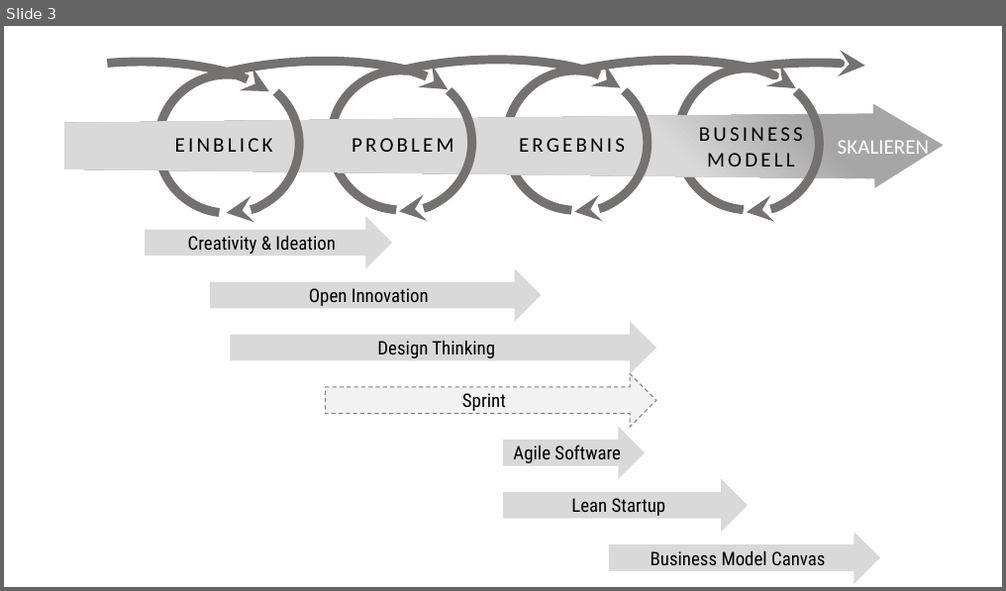
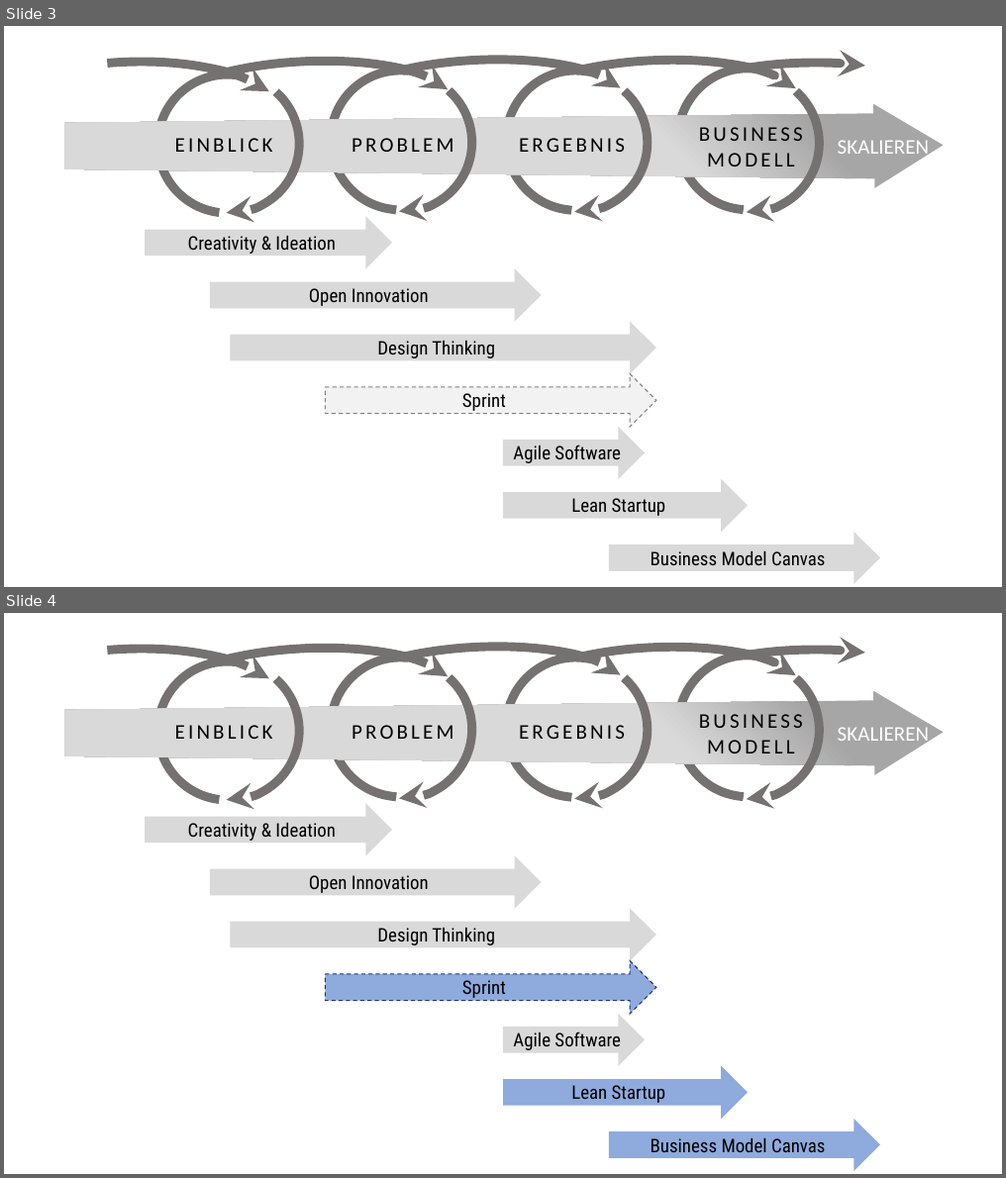
Before and after one commit to vrenivreni/BA, a slide deck: Thesis/99_IMG/Translations.pptx. Shown one above the other, each under a label of ours: slide 3 before the commit, slides 3 and 4 after it. The pictures are 1006x591 and 1006x1178 pixels, drawn with LibreOffice and Linux fonts; fonts in the diff are those of the drawing. Boxes give left, top, right and bottom in pixels: in the first picture for what was removed or moved away, otherwise in the second. Text is boxed around its words. In the diff, an @@ line names an element or a change of style, - is before the commit and + after.

```diff
--- a/Thesis/99_IMG/Translations.pptx
+++ b/Thesis/99_IMG/Translations.pptx
@@ slide 4 added at box(4, 613, 1002, 1174), background #FFFFFF @@
@@ arc (boxed as its full ellipse) added at box(4, 641, 291, 788), outline #767171 8.5 pt @@
@@ arc (boxed as its full ellipse) added at box(152, 641, 457, 755), outline #767171 8.5 pt @@
@@ arc (boxed as its full ellipse) added at box(326, 640, 631, 754), outline #767171 8.5 pt @@
@@ arc (boxed as its full ellipse) added at box(501, 640, 806, 754), outline #767171 8.5 pt @@
@@ arc (boxed as its full ellipse) added at box(158, 662, 297, 800), outline #767171 8.5 pt @@
@@ arc (boxed as its full ellipse) added at box(160, 662, 299, 800), outline #767171 8.5 pt @@
@@ arc (boxed as its full ellipse) added at box(331, 658, 469, 796), outline #767171 8.5 pt @@
@@ arc (boxed as its full ellipse) added at box(334, 661, 472, 799), outline #767171 8.5 pt @@
@@ arc (boxed as its full ellipse) added at box(506, 658, 645, 797), outline #767171 8.5 pt @@
@@ arc (boxed as its full ellipse) added at box(509, 661, 648, 799), outline #767171 8.5 pt @@
@@ arc (boxed as its full ellipse) added at box(664, 650, 965, 748), outline #767171 8.5 pt @@
@@ arc (boxed as its full ellipse) added at box(678, 656, 816, 797), outline #767171 8.5 pt @@
@@ arc (boxed as its full ellipse) added at box(681, 661, 819, 799), outline #767171 8.5 pt @@
@@ freeform shape added at box(64, 691, 943, 775), fill gradient #D9D9D9 to #A6A6A6 @@
@@ text added at box(175, 725, 273, 739), 20 pt, text #000000 @@
+EINBLICK
@@ text added at box(351, 725, 453, 739), 20 pt, text #000000 @@
+PROBLEM
@@ text added at box(519, 725, 625, 739), 20 pt, text #000000 @@
+ERGEBNIS
@@ text added at box(699, 714, 803, 754), 20 pt, text #000000 @@
+BUSINESS
+MODELL
@@ text added at box(838, 727, 929, 748), 20 pt, text #FFFFFF @@
+SKALIEREN
@@ right arrow added at box(145, 803, 392, 857), fill #D9D9D9, 18 pt, text #000000 @@
+Creativity & Ideation
@@ right arrow added at box(210, 856, 541, 909), fill #D9D9D9, 18 pt, text #000000 @@
+Open Innovation
@@ right arrow added at box(230, 909, 656, 961), fill #D9D9D9, 18 pt, text #000000 @@
+Design Thinking
@@ right arrow added at box(325, 961, 656, 1014), fill #8FAADC, outline #203864 1 pt dashed, 18 pt, text #000000 @@
+Sprint
@@ right arrow added at box(503, 1014, 645, 1066), fill #D9D9D9, 18 pt, text #000000 @@
+Agile Software
@@ right arrow added at box(503, 1065, 747, 1119), fill #8FAADC, 18 pt, text #000000 @@
+Lean Startup
@@ right arrow added at box(609, 1119, 880, 1172), fill #8FAADC, 18 pt, text #000000 @@
+Business Model Canvas
```
Also in this commit, not shown: 3 other files.
